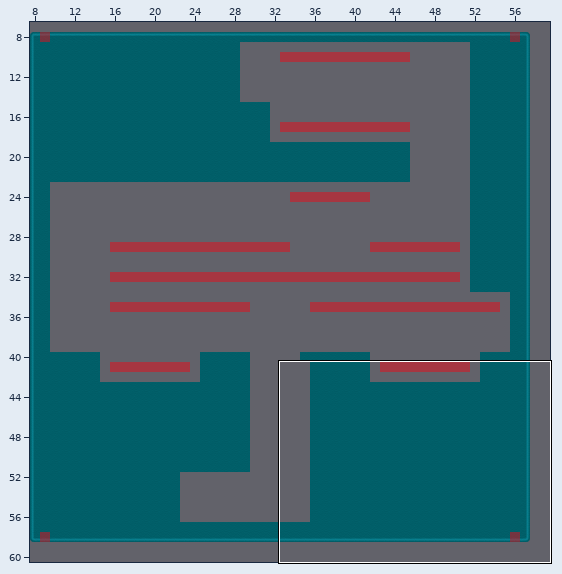
A Tiled map (JSON) gets an edit: assets/jsons/levels/level6.json. Above, an overview of the earlier version with the close-up marked.
Close-up. The starting point:
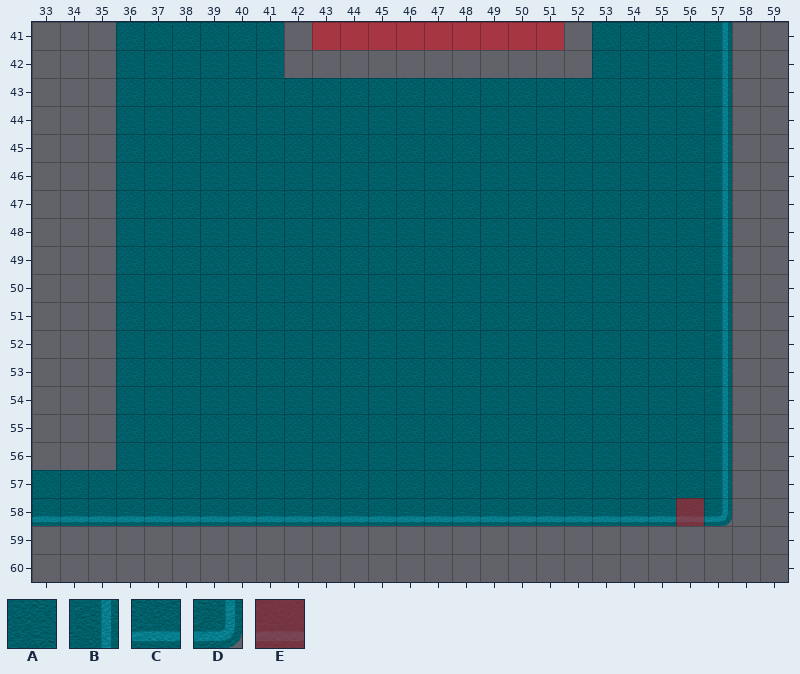
Cells are 64x64 px. Shown: x 33..59, y 41..60. The commit also changed other parts of the map, which this record leaves out. Not drawn, because the pictures are missing: unchanged layer "Terrain".
Key: from "backgroundTiles": A 6 "backgroundTiles", B 7 "backgroundTiles", C 11 "backgroundTiles", D 12 "backgroundTiles"; from "board": E 2 "boardFloor".
_ is an empty cell.
Layers that did not change in this view are not listed.
Layer "Background" before, first column x 33:
41 ___AAAAAA___________AAAAB__
42 ___AAAAAA___________AAAAB__
43 ___AAAAAAAAAAAAAAAAAAAAAB__
44 ___AAAAAAAAAAAAAAAAAAAAAB__
45 ___AAAAAAAAAAAAAAAAAAAAAB__
46 ___AAAAAAAAAAAAAAAAAAAAAB__
47 ___AAAAAAAAAAAAAAAAAAAAAB__
48 ___AAAAAAAAAAAAAAAAAAAAAB__
49 ___AAAAAAAAAAAAAAAAAAAAAB__
50 ___AAAAAAAAAAAAAAAAAAAAAB__
51 ___AAAAAAAAAAAAAAAAAAAAAB__
52 ___AAAAAAAAAAAAAAAAAAAAAB__
53 ___AAAAAAAAAAAAAAAAAAAAAB__
54 ___AAAAAAAAAAAAAAAAAAAAAB__
55 ___AAAAAAAAAAAAAAAAAAAAAB__
56 ___AAAAAAAAAAAAAAAAAAAAAB__
57 AAAAAAAAAAAAAAAAAAAAAAAAB__
58 CCCCCCCCCCCCCCCCCCCCCCCCD__
59 ___________________________
60 ___________________________
After:
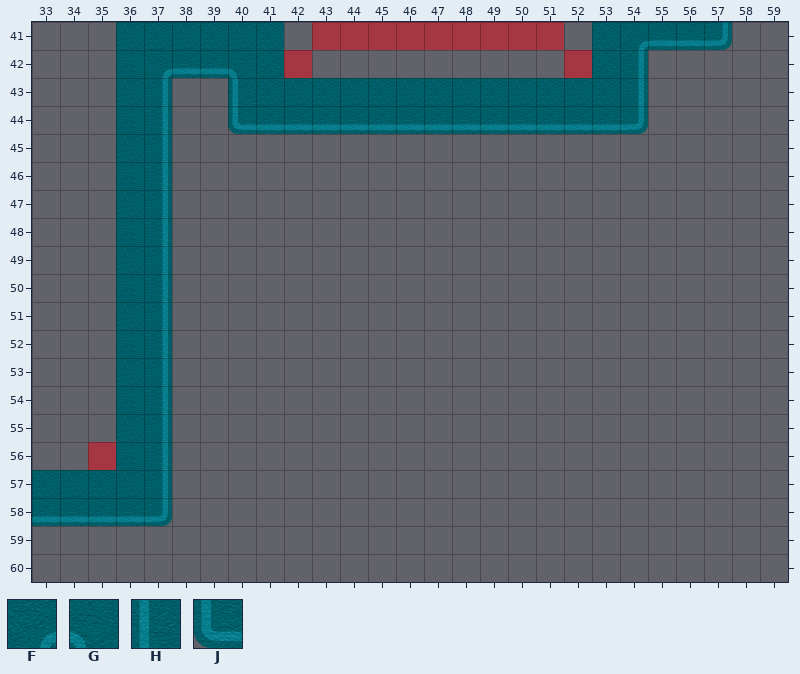
Further tiles: from "backgroundTiles": F 3 "backgroundTiles", G 4 "backgroundTiles", H 5 "backgroundTiles", J 10 "backgroundTiles".
See-through tiles are keyed as they look on the map.
From old to new:
Changed rows in their new state; . is an unchanged cell.
Layer "Background":
first column x 37:
41 .................FCCD
42 FCCG.............B___
43 B__H.............B___
44 B__JCCCCCCCCCCCCCD___
45 B____________________
46 B____________________
47 B____________________
48 B____________________
49 B____________________
50 B____________________
51 B____________________
52 B____________________
53 B____________________
54 B____________________
55 B____________________
56 B____________________
57 B____________________
58 D____________________
Layer "Corners":
first column x 42:
42 E.........E
first column x 35:
56 E.....................
58 ....................._
Pixel boxes of the changes (left, top, right, bottom) in both close-ups:
changed: (144, 22, 732, 526)
added: (88, 442, 116, 470)
